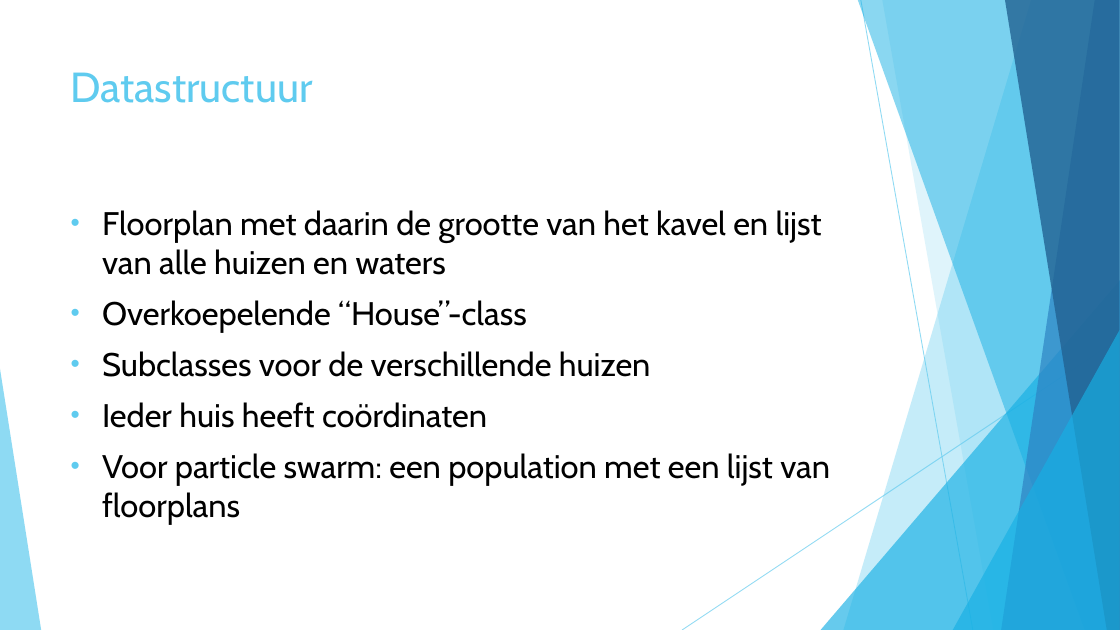
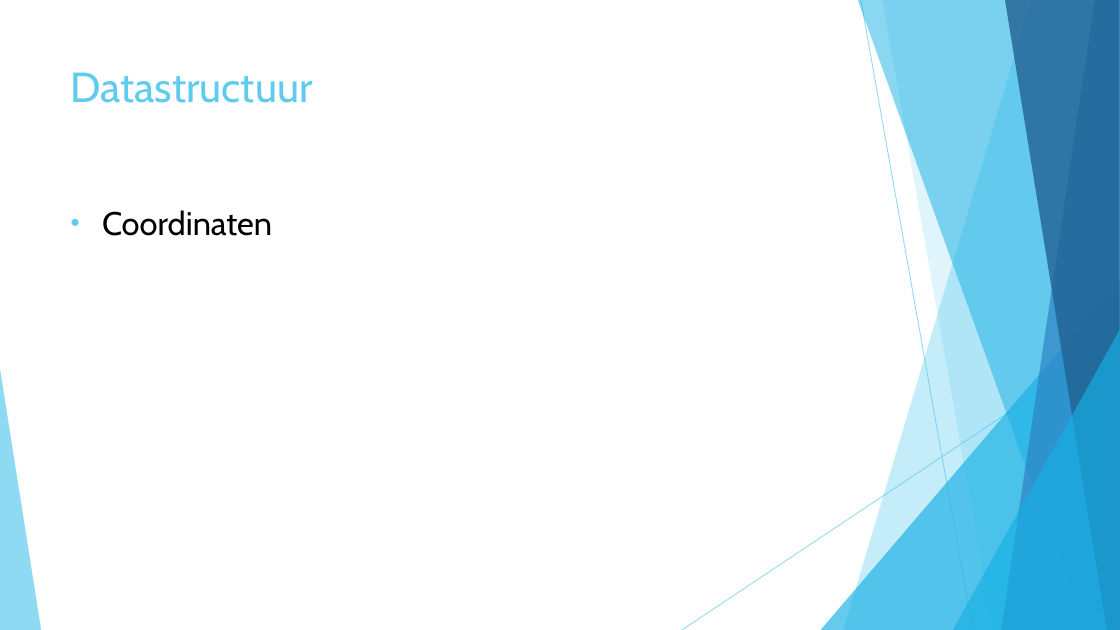
Before and after one commit to roosgreven/Heuristieken, a slide deck: slide 3 of files/presentatie heuristieken.pptx. Drawn at 1120x630 pixels with LibreOffice and Linux fonts; fonts in the diff are those of the drawing. Boxes give left, top, right and bottom in pixels: in the first picture for what was removed or moved away, otherwise in the second. Text is boxed around its words. In the diff, an @@ line names an element or a change of style, - is before the commit and + after.

```diff
--- a/files/presentatie heuristieken.pptx
+++ b/files/presentatie heuristieken.pptx
@@ text at box(102, 210, 272, 236): text changed @@
-• Floorplan met daarin de grootte van het kavel en lijst van alle huizen en waters
-• Overkoepelende “House”-class
-• Subclasses voor de verschillende huizen
-• Ieder huis heeft coördinaten
-• Voor particle swarm: een population met een lijst van floorplans
+• Coordinaten
```
Also in this commit, not shown: 3 other slides changed, 27 other files.
